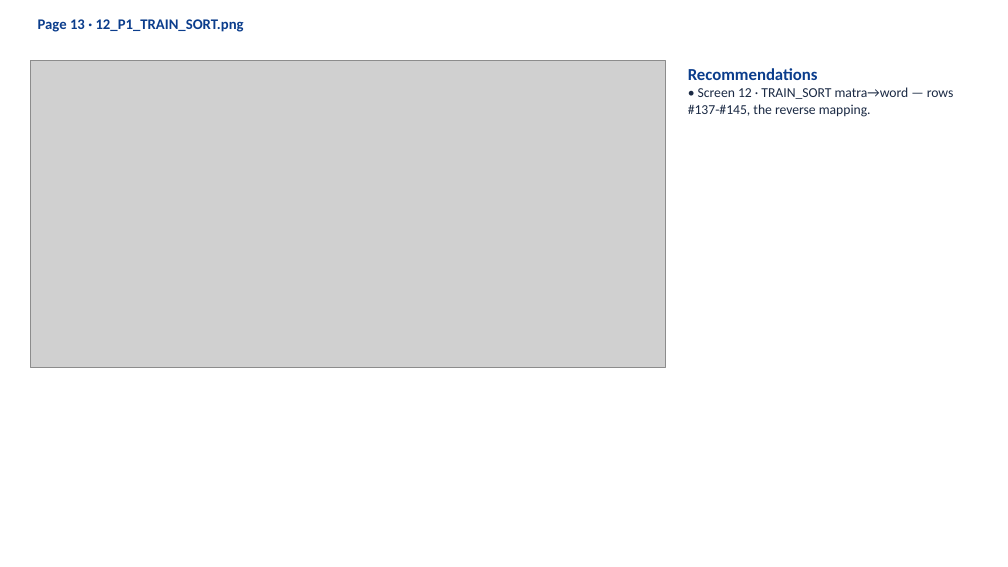
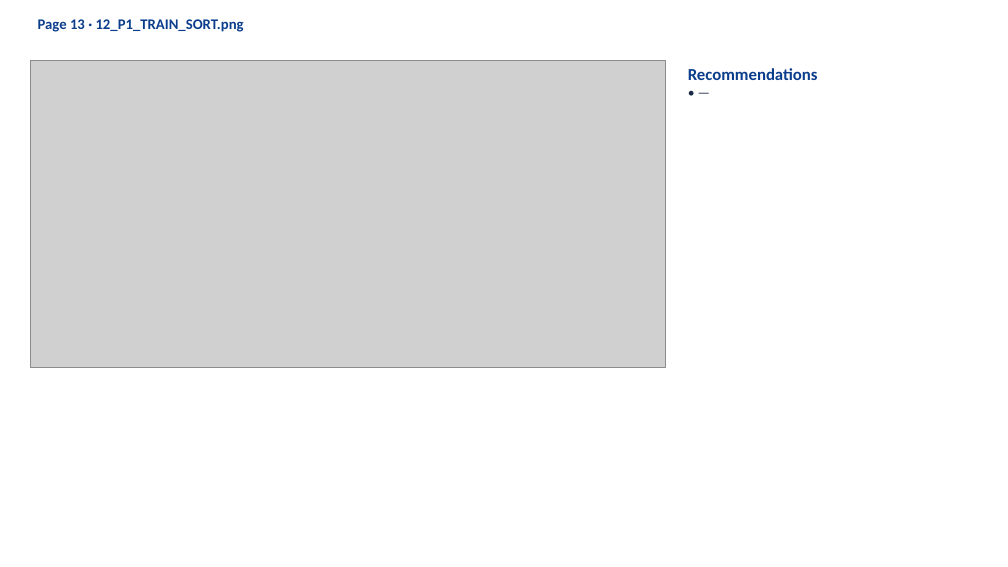
Before and after one commit to khugshalharshvardhan/HI02H11_L02_S01_DEV_HANDOFF-file2-, a slide deck: slide 14 of 3_CURRENT_BUILD/HI02H11_L02_S01_REVISED_review.pptx. Drawn at 1008x567 pixels with LibreOffice and Linux fonts; fonts in the diff are those of the drawing; grey boxes stand for pictures. Boxes give left, top, right and bottom in pixels: in the first picture for what was removed or moved away, otherwise in the second. Text is boxed around its words. In the diff, an @@ line names an element or a change of style, - is before the commit and + after.

```diff
--- a/3_CURRENT_BUILD/HI02H11_L02_S01_REVISED_review.pptx
+++ b/3_CURRENT_BUILD/HI02H11_L02_S01_REVISED_review.pptx
@@ text at box(688, 87, 954, 117): text changed @@
-• Screen 12 · TRAIN_SORT matra→word — rows #137-#145, the reverse mapping.
+• —
```
Also in this commit, not shown: 17 other slides changed, 38 other files.
